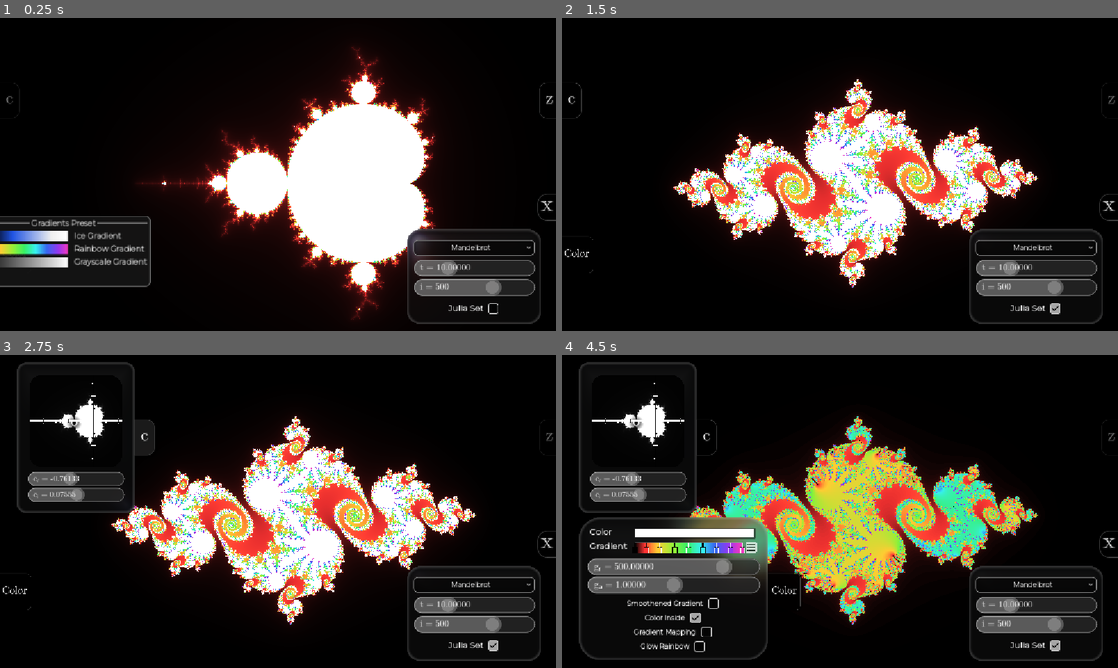
Above: before the commit, frames 1-4 (two rows, left to right).
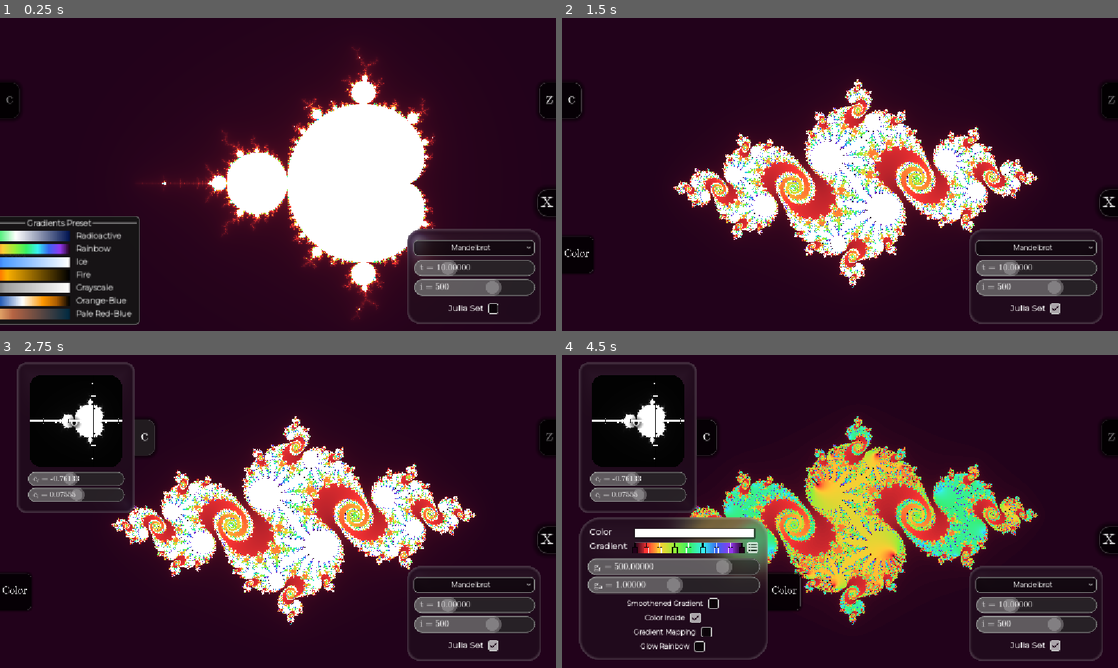
Above: after the commit, the same moments.

Repository: ADOGamedev/Fractals
Game: Godot game, scene res://scenes/main.tscn
Two runs of this game, one before a commit and one after it. Both use one fixed random seed, a clock stepped at 60 frames per second and the inputs below.
Inputs (mouse positions are in pixels of both pictures, inside the frame that each line leads up to):
- Up to frame 1 (0.25 s): no input
- Up to frame 2 (1.5 s): click "Mandelbrot" at 0.5 s; click (1056, 309) at 1.25 s
- Up to frame 3 (2.75 s): click "c" at 2 s
- Up to frame 4 (4.5 s): click "Color" at 2.75 s; click (712, 602) at 3.5 s; click (695, 617) at 4.25 s

The runs differ from the first frame. In frame 1, 66% of the frame differs, in the area x 0-100%, y 0-100%; in frame 2, 75%; in frame 3, 65%; in frame 4, 53%.

Commit message:
Added more gradients presets (and reworking gradient selector)

Diff:
--- /dev/null
+++ b/assets/gradients/fire.tres
@@ -0,0 +1,5 @@
+[gd_resource type="Gradient" format=3]
+
+[resource]
+offsets = PackedFloat32Array(3.9115548e-07, 0.08317965, 0.17986923, 0.27726895, 0.9999996, 1)
+colors = PackedColorArray(0, 0, 0, 1, 1, 0, 0, 1, 1, 0.40830863, 0, 1, 0.9844097, 0.68966967, 0, 1, 0, 0, 0, 1, 0, 0, 0, 1)
--- /dev/null
+++ b/assets/gradients/grayscale.tres
@@ -0,0 +1,5 @@
+[gd_resource type="Gradient" format=3]
+
+[resource]
+offsets = PackedFloat32Array(3.9115548e-07, 0.09241378, 0.25781053, 0.9999996, 1)
+colors = PackedColorArray(0, 0, 0, 1, 0.33392292, 0.33392292, 0.33392292, 1, 0.62675065, 0.62675065, 0.62675065, 1, 1, 1, 1, 1, 1, 1, 1, 1)
--- a/assets/gradients/grayscale_gradient.tres
+++ /dev/null
@@ -1,3 +0,0 @@
-[gd_resource type="Gradient" format=3 uid="uid://vmc4al6flbb7"]
-
-[resource]
--- /dev/null
+++ b/assets/gradients/ice.tres
@@ -0,0 +1,5 @@
+[gd_resource type="Gradient" format=3]
+
+[resource]
+offsets = PackedFloat32Array(0.007491027, 0.105456054, 0.24101019, 0.9999996, 1)
+colors = PackedColorArray(0, 0, 0, 1, 0.124599986, 0.32870644, 0.89, 1, 0.29999125, 0.61081135, 1, 1, 1, 1, 1, 1, 1, 1, 1, 1)
--- a/assets/gradients/ice_gradient.tres
+++ /dev/null
@@ -1,5 +0,0 @@
-[gd_resource type="Gradient" format=3 uid="uid://cc4ul64r2t30x"]
-
-[resource]
-offsets = PackedFloat32Array(0.122990355, 0.36575562, 0.8159164, 1)
-colors = PackedColorArray(0, 0, 0, 1, 0.124599986, 0.32870644, 0.89, 1, 0.94, 0.94, 0.94, 1, 1, 1, 1, 1)
--- /dev/null
+++ b/assets/gradients/orange-blue.tres
@@ -0,0 +1,5 @@
+[gd_resource type="Gradient" format=3]
+
+[resource]
+offsets = PackedFloat32Array(3.9115548e-07, 0.18725222, 0.45685047, 0.69321436, 0.8554254, 0.99999964, 1)
+colors = PackedColorArray(0, 0, 0, 1, 0.09411765, 0.32156864, 0.69411767, 1, 1, 1, 1, 1, 1, 0.5921569, 0, 1, 0.6582725, 0.35801026, 0.009492431, 1, 0, 0, 0, 1, 0, 0, 0, 1)
--- /dev/null
+++ b/assets/gradients/pale_red-blue.tres
@@ -0,0 +1,5 @@
+[gd_resource type="Gradient" format=3]
+
+[resource]
+offsets = PackedFloat32Array(3.9115548e-07, 0.049105823, 0.097213864, 0.18210769, 0.34776276, 0.9999995, 0.9999995, 1)
+colors = PackedColorArray(0, 0.16505857, 0.25557458, 1, 0.43803957, 0.6793255, 0.77081794, 1, 1, 1, 1, 1, 0.90197074, 0.659033, 0.41779757, 1, 0.71, 0.38943493, 0.2627, 1, 0, 0.16470589, 0.25490198, 1, 0, 0.16470589, 0.25490198, 1, 0, 0.16470589, 0.25490198, 1)
--- /dev/null
+++ b/assets/gradients/radioactive.tres
@@ -0,0 +1,5 @@
+[gd_resource type="Gradient" format=3]
+
+[resource]
+offsets = PackedFloat32Array(3.9115548e-07, 0.14601064, 0.37998533, 0.9999996, 1)
+colors = PackedColorArray(0, 0.078431375, 0.32156864, 1, 0.12826668, 0.9225805, 0.3373178, 1, 1, 1, 1, 1, 0, 0.077613525, 0.32115102, 1, 0, 0.077613525, 0.32115102, 1)
--- /dev/null
+++ b/assets/gradients/rainbow.tres
@@ -0,0 +1,5 @@
+[gd_resource type="Gradient" format=3]
+
+[resource]
+offsets = PackedFloat32Array(0.0018730499, 0.109073356, 0.22683398, 0.3735521, 0.5028958, 0.6341699, 0.76158303, 0.89285713, 0.9999995, 1)
+colors = PackedColorArray(0.13333334, 0.007843138, 0.105882354, 1, 1, 0.19999999, 0.19999999, 1, 1, 0.8, 0.19999999, 1, 0.5781, 0.94, 0.21620002, 1, 0.21620002, 0.94, 0.39715, 1, 0.21620002, 0.94, 0.94, 1, 0.21620002, 0.39715, 0.94, 1, 0.5781, 0.21620002, 0.94, 1, 0.13378984, 0.009690926, 0.10400613, 1, 0.13378984, 0.009690926, 0.10400613, 1)
--- a/assets/gradients/rainbow_gradient.tres
+++ /dev/null
@@ -1,5 +0,0 @@
-[gd_resource type="Gradient" format=3 uid="uid://b4o8r3da4825s"]
-
-[resource]
-offsets = PackedFloat32Array(0, 0.109073356, 0.22683398, 0.3735521, 0.5028958, 0.6341699, 0.76158303, 0.89285713, 1)
-colors = PackedColorArray(0, 0, 0, 1, 1, 0.19999999, 0.19999999, 1, 1, 0.8, 0.19999999, 1, 0.5781, 0.94, 0.21620002, 1, 0.21620002, 0.94, 0.39715, 1, 0.21620002, 0.94, 0.94, 1, 0.21620002, 0.39715, 0.94, 1, 0.5781, 0.21620002, 0.94, 1, 0.94, 0.21620002, 0.75905, 1)
--- a/scenes/mandelbrot_color_widget.tscn
+++ b/scenes/mandelbrot_color_widget.tscn
@@ -150,7 +150,7 @@
 unique_name_in_owner = true
 layout_mode = 2
 size_flags_horizontal = 3
-size_flags_stretch_ratio = 0.13
+size_flags_stretch_ratio = 0.1
 toggle_mode = true
 texture_normal = ExtResource("6_t1ain")
 texture_pressed = ExtResource("7_dh67l")
--- a/scenes/mandelbrot_fractal.tscn
+++ b/scenes/mandelbrot_fractal.tscn
@@ -304,9 +304,9 @@
 material = SubResource("ShaderMaterial_q64vy")
 layout_mode = 0
 offset_left = 898.0001
-offset_top = 346.00003
+offset_top = 337.0
 offset_right = 1224.2032
-offset_bottom = 461.00006
+offset_bottom = 452.00003
 scale = Vector2(0.658, 0.658)
 theme_override_styles/panel = SubResource("StyleBoxFlat_0di7l")
 
@@ -346,9 +346,9 @@
 [node name="InOutWidget" parent="CanvasLayer/exp" unique_id=251772585 instance=ExtResource("9_ffm43")]
 layout_mode = 0
 offset_left = 858.0
-offset_top = 356.0
+offset_top = 346.99997
 offset_right = 900.0
-offset_bottom = 412.0
+offset_bottom = 402.99997
 text = "x"
 direction = 0
 displacement = Vector2(247, 0)
--- a/src/autoloads/mandelbrot_config.gd
+++ b/src/autoloads/mandelbrot_config.gd
@@ -1,6 +1,6 @@
 extends Node
 
-var grad = preload("res://assets/gradients/rainbow_gradient.tres")
+var grad = preload("res://assets/gradients/rainbow.tres")
 var color = Color.WHITE
 var grad_attenuation = 0.36
 var grad_repetition = 500.0
--- a/src/gradient_selector/gradient_selector.gd
+++ b/src/gradient_selector/gradient_selector.gd
@@ -9,15 +9,15 @@
 
 
 func _process(_delta: float) -> void:
-	var can_selectors_queue_free = true
-	var selectors_count = 0
-	for child in get_children():
-		if child.is_in_group("single_color_gradient_selector"):
-			selectors_count += 1
+	update_gradient_based_on_selectors()
 
-	if selectors_count <= 2:
-		can_selectors_queue_free = false
+	if Input.is_key_pressed(KEY_F2):
+		var time = Time.get_unix_time_from_system()
+		var path = "res://assets/gradients/gradient_%d.tres" % time
 
+		ResourceSaver.save(grad, path)
+
+func update_gradient_based_on_selectors() -> void:
 	grad = Gradient.new()
 
 	var first_child_i = -1
@@ -25,15 +25,20 @@
 	var min_offset = 1.0
 	var max_offset = 0.0
 
+	var can_queue_free = can_selectors_queue_free()
+
 	for child_i in range(get_child_count()):
 		var child = get_child(child_i)
 		if !child.is_in_group("single_color_gradient_selector"):
 			continue
 
-		child.can_queue_free = can_selectors_queue_free
-		child.position.x = clamp(child.position.x, -child.size.x / 2.0, %gradient_texture.size.x - child.size.x / 2.0)
+		var selector_offset = child.size.x / 2.0
+		var error_margin = 0.0001
 
-		var offset = (child.position.x) / %gradient_texture.size.x
+		child.can_queue_free = can_queue_free
+		child.position.x = clamp(child.position.x, -selector_offset + error_margin, %gradient_texture.size.x - selector_offset - error_margin)
+
+		var offset = (child.position.x + selector_offset) / %gradient_texture.size.x
 
 		if offset < min_offset:
 			first_child_i = child_i
@@ -42,9 +47,27 @@
 			last_child_i = child_i
 			max_offset = offset
 
-		offset = max(0.001, offset)
+		offset = max(0, offset)
 		grad.add_point(offset, child.get_color())
 
+	set_correct_colors_in_the_endpoints(first_child_i, last_child_i)
+
+	%gradient_texture.texture.gradient = grad
+
+
+func can_selectors_queue_free() -> bool:
+	var selectors_count = 0
+	for child in get_children():
+		if child.is_in_group("single_color_gradient_selector"):
+			selectors_count += 1
+
+	if selectors_count <= 2:
+		return false
+
+	return true
+
+
+func set_correct_colors_in_the_endpoints(first_child_i: int, last_child_i: int) -> void:
 	grad.remove_point(0)
 
 	var first_child = get_child(first_child_i)
@@ -54,8 +77,6 @@
 
 	if last_child.has_method("get_color"):
 		grad.set_color(grad.get_point_count() - 1, last_child.get_color())
-
-	%gradient_texture.texture.gradient = grad
 
 
 func _on_texture_rect_gui_input(event: InputEvent) -> void:
--- a/src/madelbrot_fractal/mandelbrot_color_widget.gd
+++ b/src/madelbrot_fractal/mandelbrot_color_widget.gd
@@ -3,9 +3,9 @@
 var DEFAULT_GRADIENT_ATENUATION = 1.0
 var GRADIENT_MAPPING_ATTENUATION = 8.0
 
-var RAINBOW_GRADIENT_INDEX = 2
+var default_grad_index = 0
 
-var POPUP_MENU_OFFSET = Vector2(3, -4)
+var POPUP_MENU_OFFSET = Vector2(1, -4)
 
 var GRADIENTS_PATH = "res://assets/gradients"
 var GRADIENT_SIZE_IN_MENU = Vector2(181, 22)
@@ -18,7 +18,7 @@
 	%GradientSelector.set_gradient(MandelbrotConfig.grad)
 
 	load_gradients()
-	update_gradient(RAINBOW_GRADIENT_INDEX)
+	update_gradient(default_grad_index)
 
 func load_gradients() -> void:
 	var dir = DirAccess.open(GRADIENTS_PATH)
@@ -34,7 +34,12 @@
 			var path = GRADIENTS_PATH + "/" + file_name
 			var gradient = load(path)
 
+
 			var id = %PopupMenu.item_count
+
+			if gradient == MandelbrotConfig.grad:
+				default_grad_index = id
+
 			var grad_texture = GradientTexture2D.new()
 			grad_texture.gradient = gradient
 			grad_texture.width = GRADIENT_SIZE_IN_MENU.x
@@ -58,6 +63,9 @@
 			s[i] = " "
 			if i < len(s) - 1:
 				s[i + 1] = s[i + 1].capitalize()
+
+		elif s[i] == "-":
+			s[i + 1] = s[i + 1].capitalize()
 
 	return s
 
